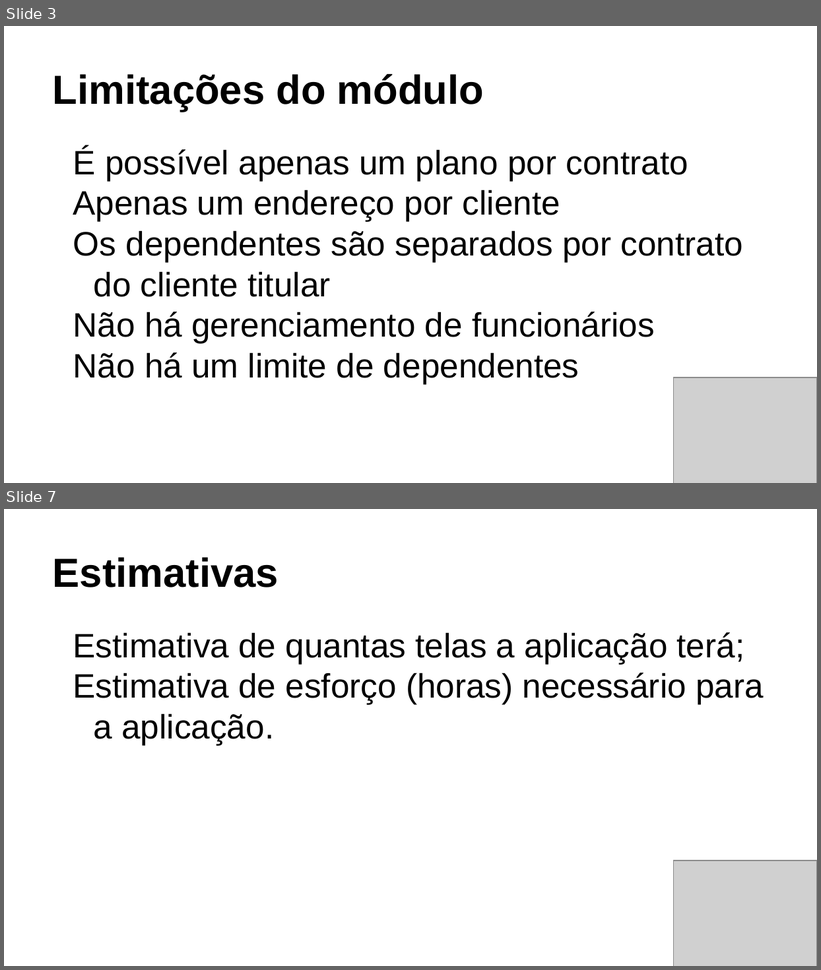
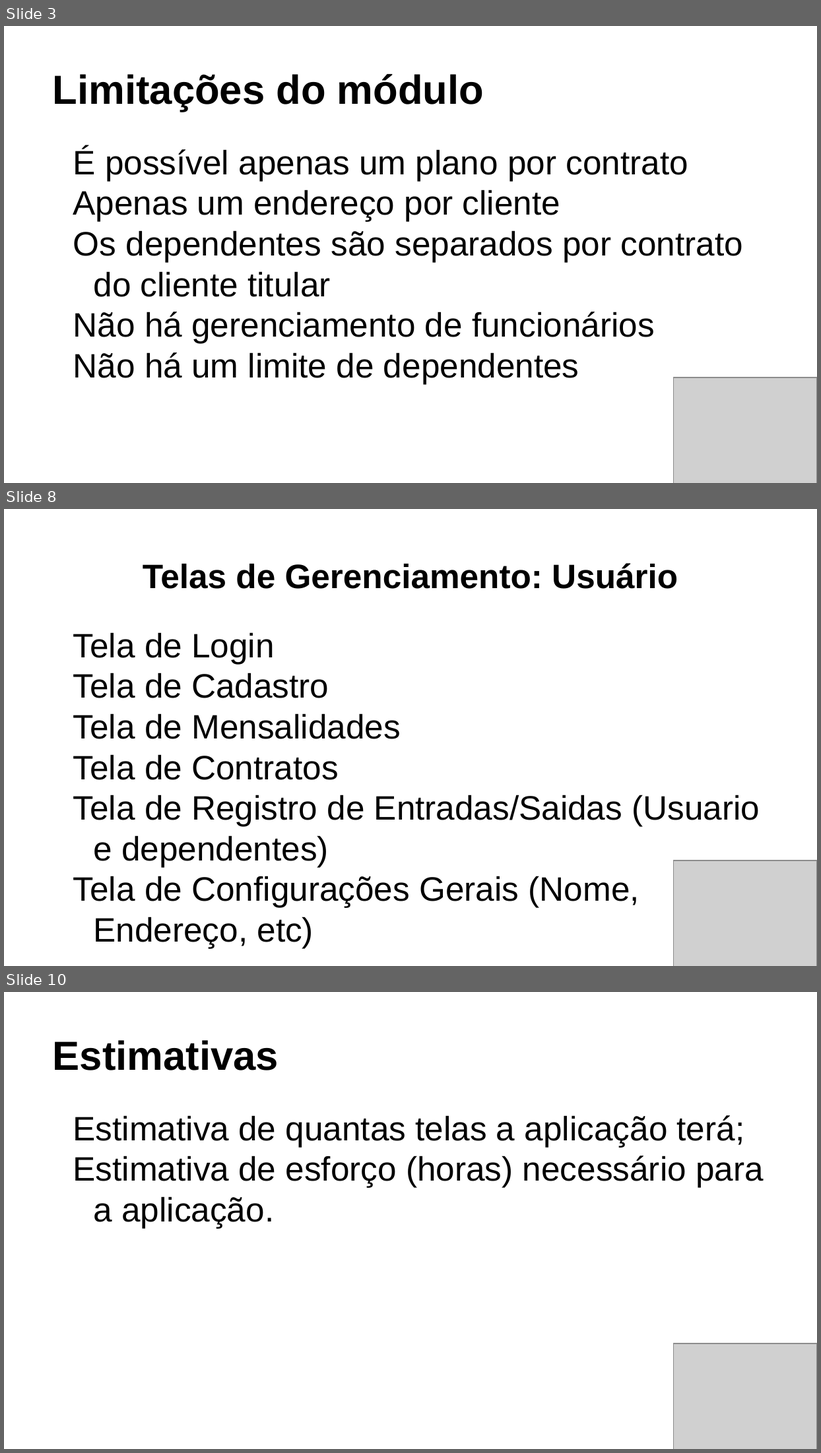
Before and after one commit to williamfgoncalves/william.goncalves, a slide deck: Banco de Dados - Modulo 2/Trabalho Modelagem Academia/Apresentação Modelagem Academia.pptx. Shown one above the other, each under a label of ours: slides 3 and 7 before the commit, slides 3, 8 and 10 after it; the slides between them are not shown. The pictures are 821x970 and 821x1453 pixels, drawn with LibreOffice and Linux fonts; fonts in the diff are those of the drawing; grey boxes stand for pictures. Boxes give left, top, right and bottom in pixels: in the first picture for what was removed or moved away, otherwise in the second. Text is boxed around its words. In the diff, an @@ line names an element or a change of style, - is before the commit and + after.

```diff
--- a/Banco de Dados - Modulo 2/Trabalho Modelagem Academia/Apresentação Modelagem Academia.pptx
+++ b/Banco de Dados - Modulo 2/Trabalho Modelagem Academia/Apresentação Modelagem Academia.pptx
@@ slide 8 added at (4, 509, 817, 966), background #FFFFFF @@
@@ title added at (143, 563, 678, 589), 30 pt, text #000000, bold @@
+Telas de Gerenciamento: Usuário
@@ text added at (73, 632, 760, 949), 30 pt, text #000000 @@
+Tela de Login
+Tela de Cadastro
+Tela de Mensalidades
+Tela de Contratos
+Tela de Registro de Entradas/Saidas (Usuario e dependentes)
+Tela de Configurações Gerais (Nome, Endereço, etc)
@@ picture added at (674, 861, 817, 966) @@
@@ what was slide 7 is now slide 10 @@
```
Also in this commit, not shown: 3 slides changed, 3 other slides added, 1 slide removed, 15 other files.
